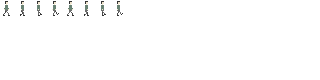
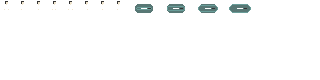
Two versions of the same layered image (320×80). Layer-by-layer changes:
added layer "Skin" above "Background" over [4, 4, 251, 13]
hid "Background", painted on it over [3, 5, 123, 16]
removed layer "Layer" over [6, 6, 120, 16]
